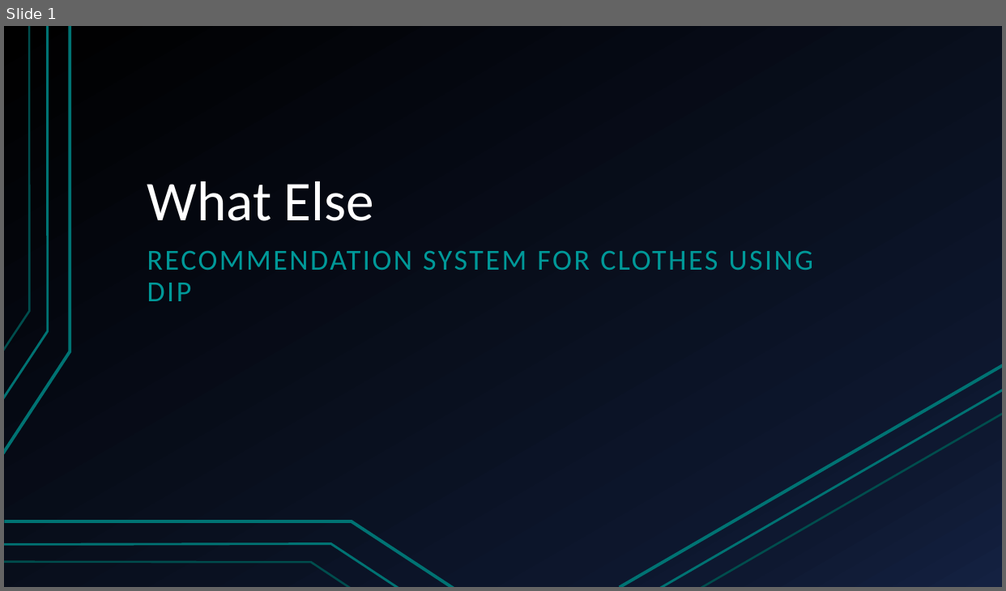
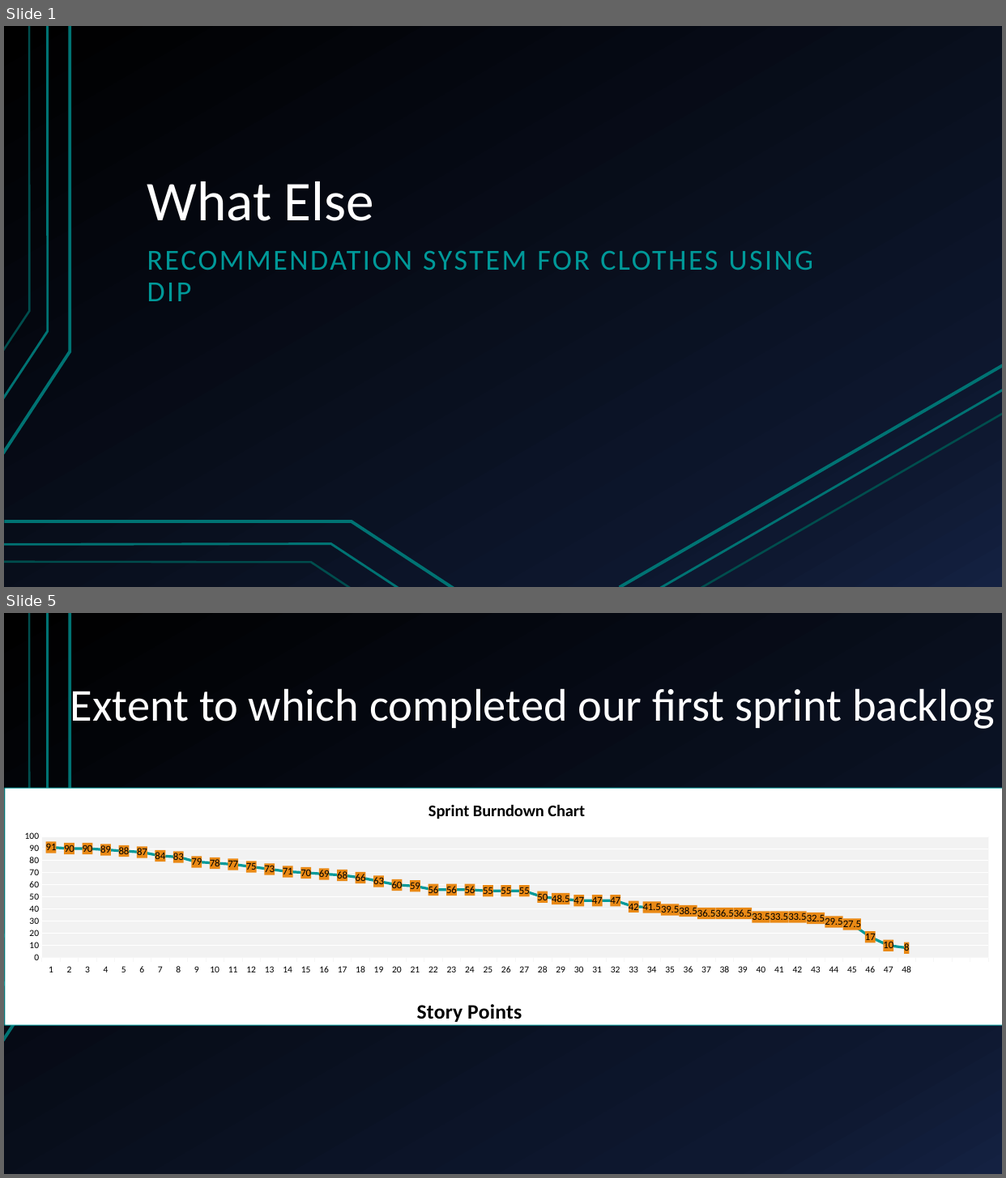
Before and after one commit to shakaibsaleem/FYP, a slide deck: eval1pres.pptx. Shown one above the other, each under a label of ours: slide 1 before the commit, slides 1 and 5 after it; the slides between them are not shown. The pictures are 1006x591 and 1006x1178 pixels, drawn with LibreOffice and Linux fonts; fonts in the diff are those of the drawing. Boxes give left, top, right and bottom in pixels: in the first picture for what was removed or moved away, otherwise in the second. Text is boxed around its words. In the diff, an @@ line names an element or a change of style, - is before the commit and + after.

```diff
--- a/eval1pres.pptx
+++ b/eval1pres.pptx
@@ slide 5 added at <box>4,613,1002,1174</box>, background gradient #000000 to #0F1931 to #142242; not listed: 3 template elements that a slide beside it also shows @@
@@ title added at <box>70,682,994,731</box>, 44 pt, text #FFFFFF @@
+Extent to which completed our first sprint backlog
@@ line chart added at <box>4,787,1002,1029</box> @@
+title "Sprint Burndown Chart"
+categories: 1, 2, 3, 4, 5, 6, 7, 8, 9, 10, 11, 12, 13, 14, 15, 16, 17, 18, 19, 20, 21, 22, 23, 24, 25, 26, 27, 28, 29, 30, 31, 32, 33, 34, 35, 36, 37, 38, 39, 40, 41, 42, 43, 44, 45, 46, 47, 48, 49, 50, 51, 52
+Series 1: 91, 90, 90, 89, 88, 87, 84, 83, 79, 78, 77, 75, 73, 71, 70, 69, 68, 66, 63, 60, 59, 56, 56, 56, 55, 55, 55, 50, 48.5, 47, 47, 47, 42, 41.5, 39.5, 38.5, 36.5, 36.5, 36.5, 33.5, 33.5, 33.5, 32.5, 29.5, 27.5, 17, 10, 8, -, -, -, -
```
Also in this commit, not shown: 1 slide changed, 3 other slides added, 10 slides removed.
